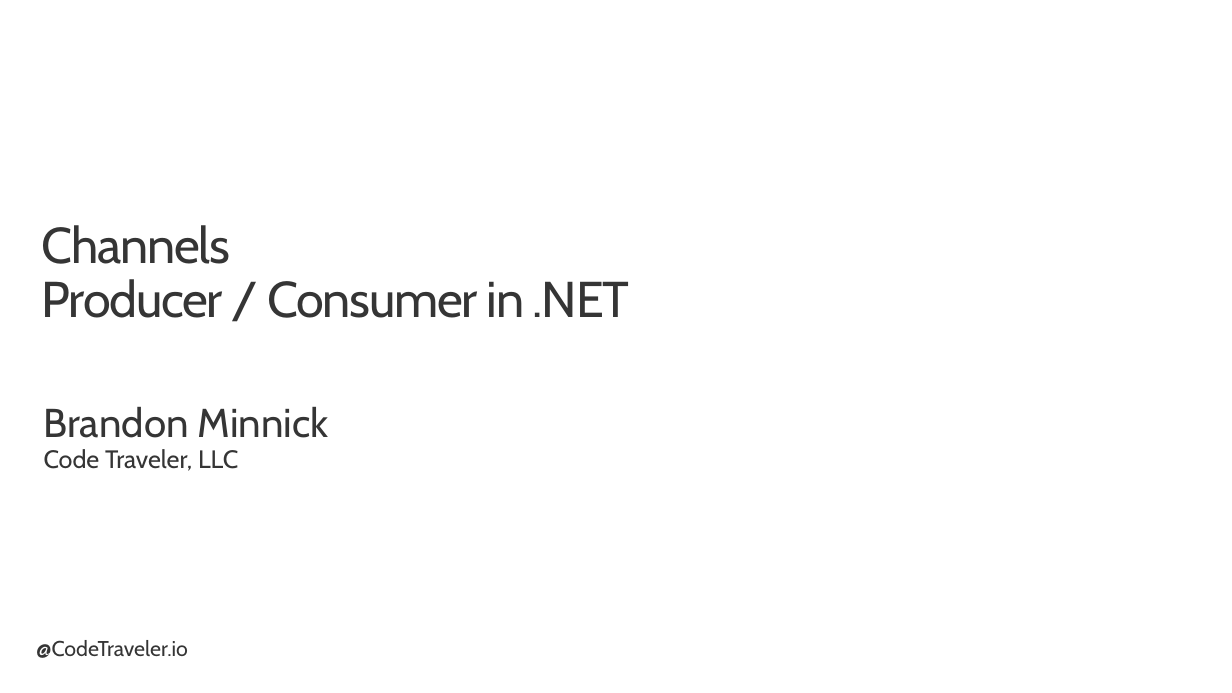
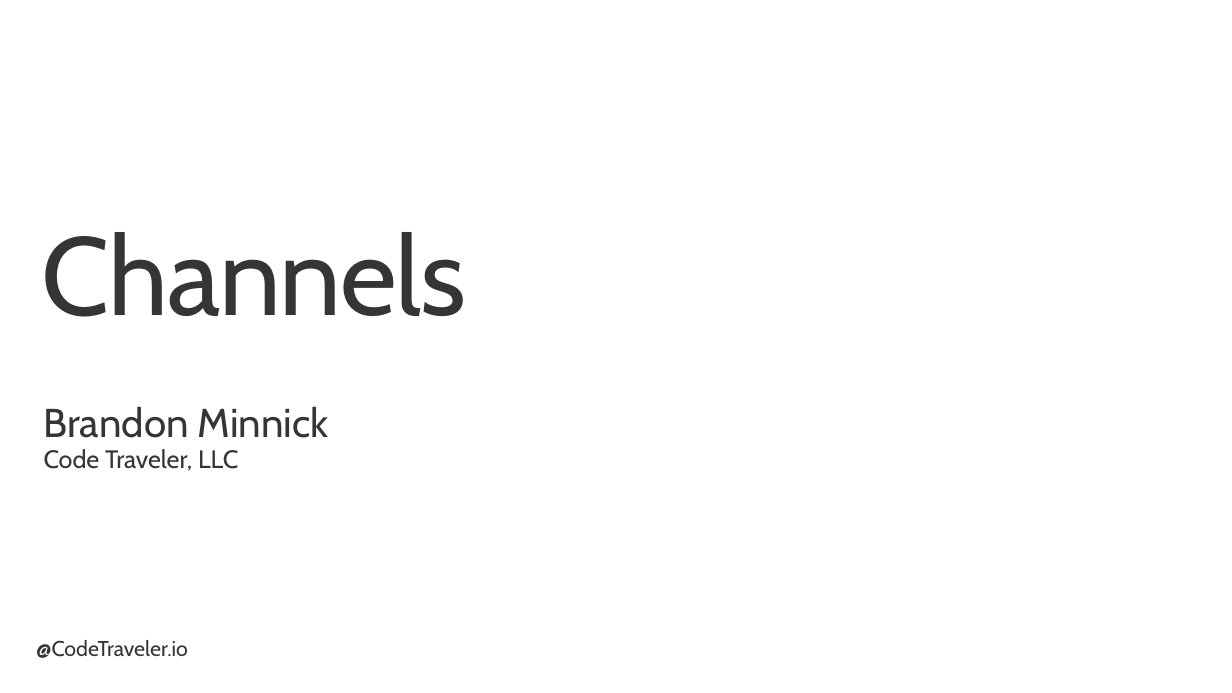
Before and after one commit to TheCodeTraveler/BecomeAnExpertWithAsyncAwait, a slide deck: slide 1 of 9. Channels/Channels.pptx. Drawn at 1232x693 pixels with LibreOffice and Linux fonts; fonts in the diff are those of the drawing; background and template pictures are left out. Boxes give left, top, right and bottom in pixels: in the first picture for what was removed or moved away, otherwise in the second. Text is boxed around its words. In the diff, an @@ line names an element or a change of style, - is before the commit and + after.

```diff
--- a/9. Channels/Channels.pptx
+++ b/9. Channels/Channels.pptx
@@ title at bbox=[42, 232, 467, 317]: text changed; size 40 to 88 pt @@
-Channels
-Producer / Consumer in .NET
+Channels
```
Also in this commit, not shown: 7 other slides changed, 1 slide added, 6 slides removed.
